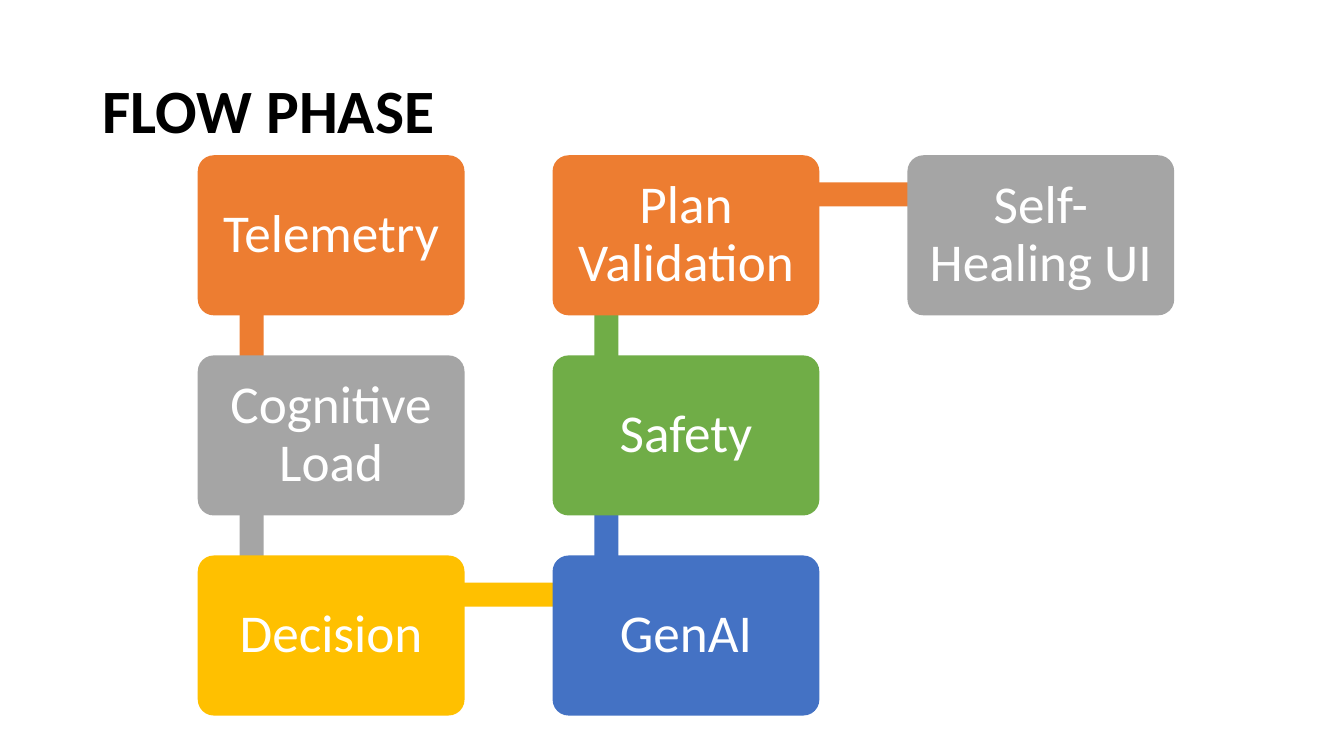
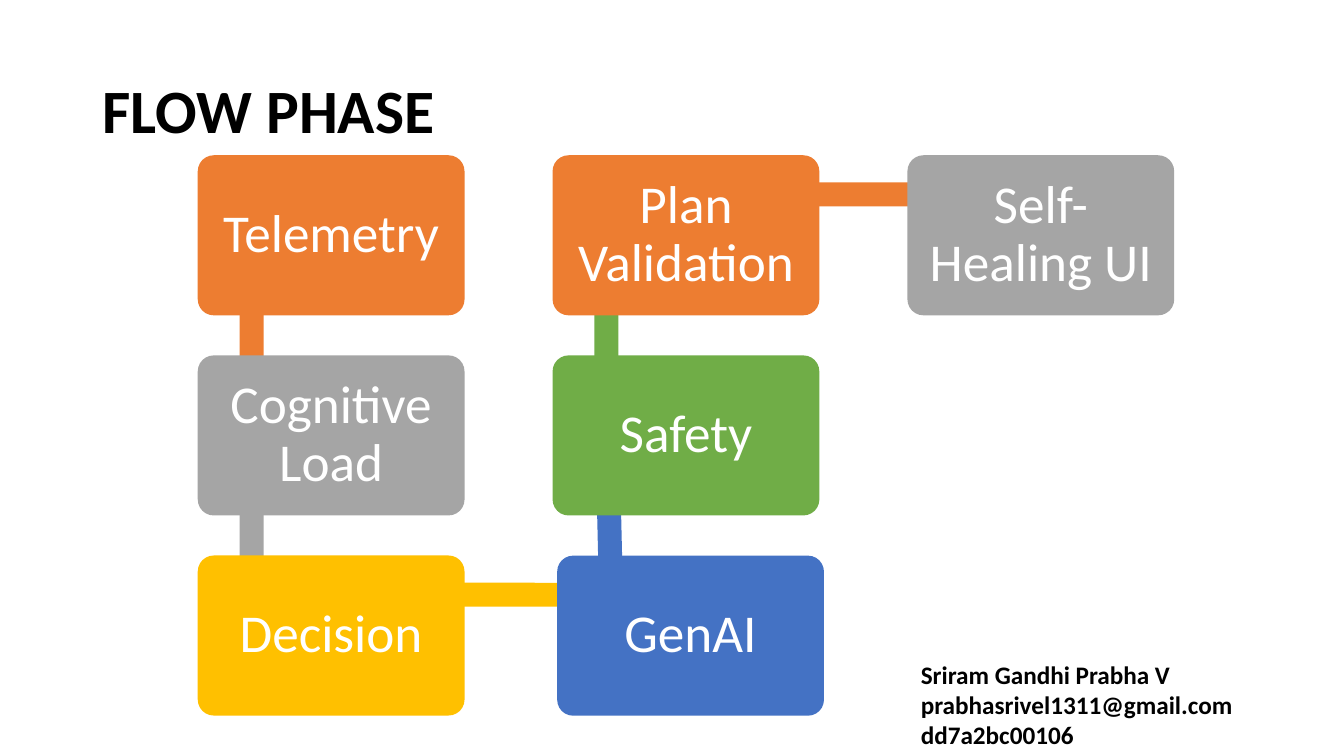
Before and after one commit to PrabhaVeluchamy/auragen-self-healing-generative-ui, a slide deck: slide 6 of REVIEW PART.pptx (slide 4 before the commit). Drawn at 1344x756 pixels with LibreOffice and Linux fonts; fonts in the diff are those of the drawing. Boxes give left, top, right and bottom in pixels: in the first picture for what was removed or moved away, otherwise in the second. Text is boxed around its words. In the diff, an @@ line names an element or a change of style, - is before the commit and + after.

```diff
--- a/REVIEW PART.pptx
+++ b/REVIEW PART.pptx
@@ rectangle at bbox=[595, 395, 623, 595]: rotation 270 to 268 degrees @@
@@ rounded rectangle: place and size @@
-rounded rectangle at bbox=[553, 556, 820, 716]
+rounded rectangle at bbox=[558, 556, 825, 716]
@@ text "GenAI": place and size @@
-text "GenAI" at bbox=[620, 617, 752, 653]
+text "GenAI" at bbox=[624, 617, 756, 653]
@@ rectangle: place and size @@
-rectangle at bbox=[252, 583, 606, 607]
+rectangle at bbox=[252, 583, 611, 607]
@@ text added at bbox=[921, 666, 1232, 745], 18 pt, text #000000, bold @@
+Sriram Gandhi Prabha V
+prabhasrivel1311@gmail.com
+dd7a2bc00106
```
Also in this commit, not shown: 4 other slides changed, 4 slides added, 1 slide removed.
